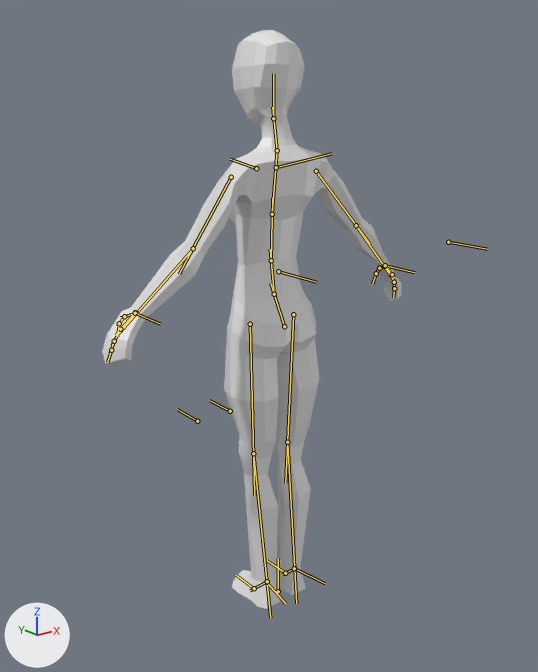
The glTF model assets/models/player.gltf: old version first, new version second.
Before and after are seen from a camera (50 mm lens) standing at (-1.184, -1.436, 1.365) and looking at (-0.028, 0.009, 0.787). The lights are fixed; the arrows at lower left show +X, +Y and +Z. The bones that bend it are drawn over the model as lines.

In view in the first picture: 'Model'.
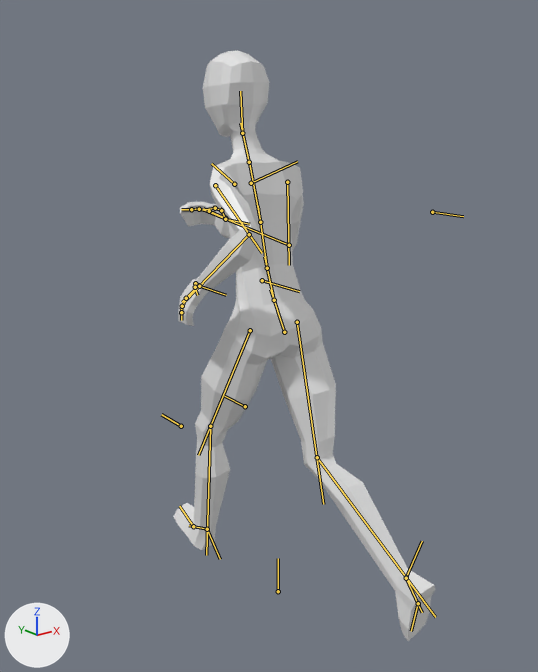
The newer file adds an action. The first version stands in its rest pose; the second is drawn at frame 27 of the action '04Run'.

Boxes (x1, y1, x2, y2) around the edits, measured in the pictures (538 x 672 px):
'Model', posed (13% narrower)
    before: (102, 30, 402, 609)
    after: (174, 50, 436, 641)
bone 'spine', root to tip
    before: (284, 326) to (270, 283)
    after: (284, 332) to (270, 289)
bone 'spine.001', root to tip
    before: (274, 294) to (270, 249)
    after: (274, 300) to (264, 256)
bone 'spine.002', root to tip
    before: (271, 260) to (272, 197)
    after: (267, 268) to (258, 206)
bone 'spine.003', root to tip
    before: (272, 214) to (277, 149)
    after: (260, 222) to (249, 160)
bone 'spine.004', root to tip
    before: (277, 150) to (272, 107)
    after: (249, 162) to (240, 123)
bone 'spine.005', root to tip
    before: (273, 118) to (273, 73)
    after: (242, 133) to (240, 91)
bone 'upper_arm.L', root to tip
    before: (231, 177) to (179, 274)
    after: (215, 185) to (262, 253)
bone 'forearm.L', root to tip
    before: (193, 248) to (116, 336)
    after: (249, 234) to (183, 302)
bone 'upper_arm.R', root to tip
    before: (316, 171) to (369, 243)
    after: (287, 182) to (289, 265)
bone 'forearm.R', root to tip
    before: (356, 225) to (393, 279)
    after: (289, 245) to (203, 209)
bone 'thigh.L', root to tip
    before: (250, 324) to (254, 495)
    after: (250, 330) to (198, 455)
bone 'shin.L', root to tip
    before: (253, 453) to (270, 617)
    after: (210, 426) to (206, 555)
bone 'thigh.R', root to tip
    before: (293, 314) to (285, 483)
    after: (297, 322) to (323, 504)
bone 'shin.R', root to tip
    before: (287, 442) to (296, 603)
    after: (317, 457) to (435, 617)
bone 'shinIK.L', root to tip
    before: (266, 582) to (286, 604)
    after: (207, 529) to (220, 559)
bone 'shinIK.R', root to tip
    before: (294, 568) to (325, 583)
    after: (406, 577) to (422, 541)
bone 'forearmIK.L', root to tip
    before: (135, 313) to (160, 324)
    after: (199, 286) to (226, 295)
bone 'forearmIK.R', root to tip
    before: (385, 265) to (414, 272)
    after: (225, 219) to (249, 224)

The edits, one by one:
Bone 'spine' (bone_spine) moves from (0.0, 0.0, 0.0) to (0.0, -0.017, 0.009).
Bone 'spine' (bone_spine) turns from (0, 0, 0) to (7, -6, 3) degrees about its own x, y and z.
Bone 'spine.001' (bone_spine_001) turns from (0, 0, 0) to (6, 2, -1) degrees about its own x, y and z.
Bone 'spine.002' (bone_spine_002) turns from (0, 0, 0) to (2, 3, -1) degrees about its own x, y and z.
Bone 'spine.003' (bone_spine_003) turns from (0, 0, 0) to (8, 11, 1) degrees about its own x, y and z.
Bone 'spine.004' (bone_spine_004) turns from (0, 0, 0) to (-13, -3, 2) degrees about its own x, y and z.
Bone 'spine.005' (bone_spine_005) turns from (0, 0, 0) to (-10, -7, -2) degrees about its own x, y and z.
Bone 'upper_arm.L' (bone_upper_arm_l) turns from (0, 0, 0) to (-33, 23, -33) degrees about its own x, y and z.
Bone 'forearm.L' (bone_forearm_l) turns from (0, 0, 0) to (74, -22, 29) degrees about its own x, y and z.
Bone 'upper_arm.R' (bone_upper_arm_r) turns from (0, 0, 0) to (56, -40, -20) degrees about its own x, y and z.
Bone 'forearm.R' (bone_forearm_r) turns from (0, 0, 0) to (86, 28, -30) degrees about its own x, y and z.
Bone 'thigh.L' (bone_thigh_l) turns from (0, 0, 0) to (-39, -27, 12) degrees about its own x, y and z.
Bone 'shin.L' (bone_shin_l) turns from (0, 0, 0) to (11, 0, -1) degrees about its own x, y and z.
Bone 'thigh.R' (bone_thigh_r) turns from (0, 0, 0) to (10, 0, 2) degrees about its own x, y and z.
Bone 'shin.R' (bone_shin_r) turns from (0, 0, 0) to (39, -1, 3) degrees about its own x, y and z.
Bone 'shinIK.L' (bone_shinik_l) moves from (0.0, 0.0, 0.0) to (0.072, -0.397, 0.035).
Bone 'shinIK.L' (bone_shinik_l) turns from (0, 0, 0) to (-26, -5, 1) degrees about its own x, y and z.
Bone 'shinIK.R' (bone_shinik_r) moves from (0.0, 0.0, 0.0) to (0.1, 0.55, 0.266).
Bone 'shinIK.R' (bone_shinik_r) turns from (0, 0, 0) to (77, -10, -8) degrees about its own x, y and z.
Bone 'forearmIK.L' (bone_forearmik_l) moves from (0.0, 0.0, 0.0) to (0.132, -0.056, -0.239).
Bone 'forearmIK.R' (bone_forearmik_r) moves from (0.0, 0.0, 0.0) to (-0.139, -0.377, -0.507).
